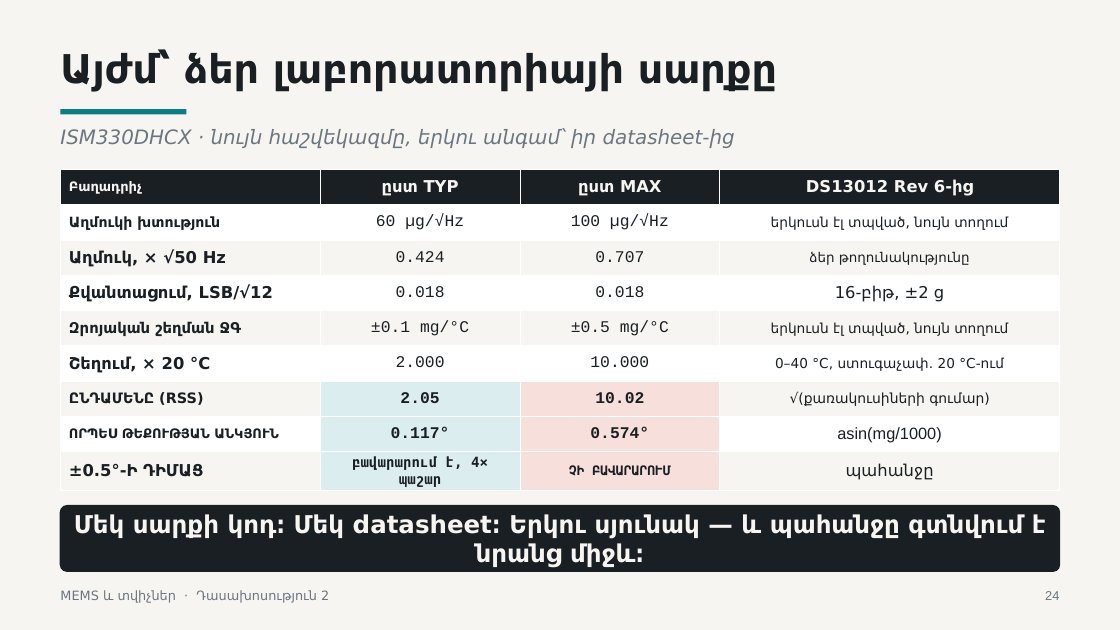
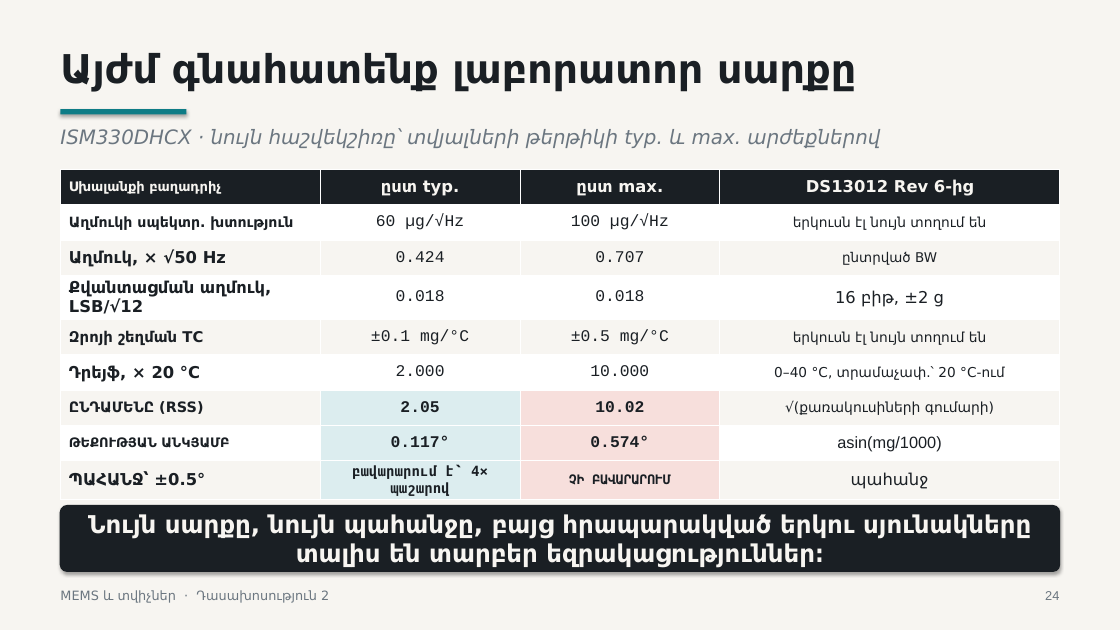
Before and after one commit to Vhovh99/mems-and-sensors-subject, a slide deck: slide 24 of lectures/lecture-02/output/L2-sensor-specifications-and-selection-HY.pptx. Drawn at 1120x630 pixels with LibreOffice and Linux fonts; fonts in the diff are those of the drawing. Boxes give left, top, right and bottom in pixels: in the first picture for what was removed or moved away, otherwise in the second. Text is boxed around its words. In the diff, an @@ line names an element or a change of style, - is before the commit and + after.

Commit message:
Fix Armenian spelling for 2nd Lecture.

```diff
--- a/lectures/lecture-02/output/L2-sensor-specifications-and-selection-HY.pptx
+++ b/lectures/lecture-02/output/L2-sensor-specifications-and-selection-HY.pptx
@@ text at bbox=[60, 53, 856, 92]: text changed @@
-Այժմ՝ ձեր լաբորատորիայի սարքը
+Այժմ գնահատենք լաբորատոր սարքը
@@ text at bbox=[60, 128, 880, 148]: text changed @@
-ISM330DHCX · նույն հաշվեկազմը, երկու անգամ՝ իր datasheet-ից
+ISM330DHCX · նույն հաշվեկշիռը՝ տվյալների թերթիկի typ. և max. արժեքներով
@@ table at bbox=[60, 170, 1060, 500] @@
-row 1: Բաղադրիչ | ըստ TYP | ըստ MAX | DS13012 Rev 6-ից
+row 1: Սխալանքի բաղադրիչ | ըստ typ. | ըստ max. | DS13012 Rev 6-ից
-row 2, column 1: Աղմուկի խտություն
+row 2, column 1: Աղմուկի սպեկտր. խտություն
-row 2, column 4: երկուսն էլ տպված, նույն տողում
+row 2, column 4: երկուսն էլ նույն տողում են
-row 3, column 4: ձեր թողունակությունը
+row 3, column 4: ընտրված BW
-row 4, column 1: Քվանտացում, LSB/√12
+row 4, column 1: Քվանտացման աղմուկ, LSB/√12
-row 4, column 4: 16-բիթ, ±2 g
+row 4, column 4: 16 բիթ, ±2 g
-row 5, column 1: Զրոյական շեղման ՋԳ
+row 5, column 1: Զրոյի շեղման TC
-row 5, column 4: երկուսն էլ տպված, նույն տողում
+row 5, column 4: երկուսն էլ նույն տողում են
-row 6, column 1: Շեղում, × 20 °C
+row 6, column 1: Դրեյֆ, × 20 °C
-row 6, column 4: 0–40 °C, ստուգաչափ. 20 °C-ում
+row 6, column 4: 0–40 °C, տրամաչափ.՝ 20 °C-ում
-row 7, column 4: √(քառակուսիների գումար)
+row 7, column 4: √(քառակուսիների գումարի)
-row 8, column 1: ՈՐՊԵՍ ԹԵՔՈՒԹՅԱՆ ԱՆԿՅՈՒՆ
+row 8, column 1: ԹԵՔՈՒԹՅԱՆ ԱՆԿՅԱՄԲ
-row 9: ±0.5°-Ի ԴԻՄԱՑ | բավարարում է, 4× պաշար | ՉԻ ԲԱՎԱՐԱՐՈՒՄ | պահանջը
+row 9: ՊԱՀԱՆՋ՝ ±0.5° | բավարարում է՝ 4× պաշարով | ՉԻ ԲԱՎԱՐԱՐՈՒՄ | պահանջ
@@ shadow on in 3 elements at bbox=[0, 0, 1120, 630], bbox=[60, 109, 187, 114], bbox=[60, 506, 1060, 571] @@
@@ text in rounded rectangle at bbox=[88, 514, 1031, 568]: text changed @@
-Մեկ սարքի կոդ։ Մեկ datasheet։ Երկու սյունակ — և պահանջը գտնվում է նրանց միջև։
+Նույն սարքը, նույն պահանջը, բայց հրապարակված երկու սյունակները տալիս են տարբեր եզրակացություններ։
```
Also in this commit, not shown: 32 other slides changed, 10 other files.
